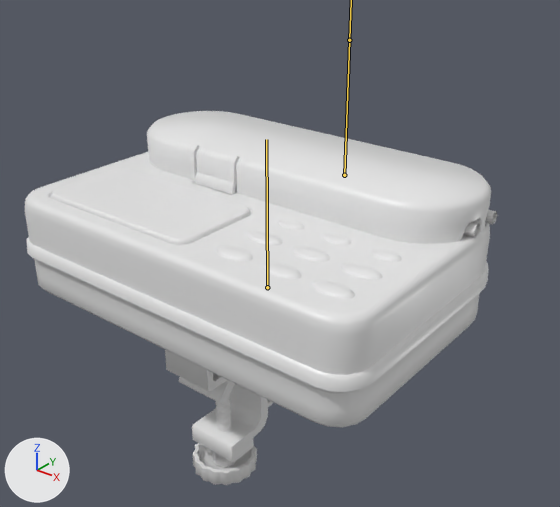
An edit to the FBX model care-up/Assets/_Models/GastricFeedingPump.fbx, drawn before and after from the same camera.
Rendered twice from a 50 mm lens placed at (0.214, -0.258, 0.181), pointed at (0.001, 0.008, 0.016). Every picture has the same lights, and +X, +Y and +Z are marked at lower left. The bones that bend it are drawn over the model as lines.

Objects in the first picture: 'pump'.
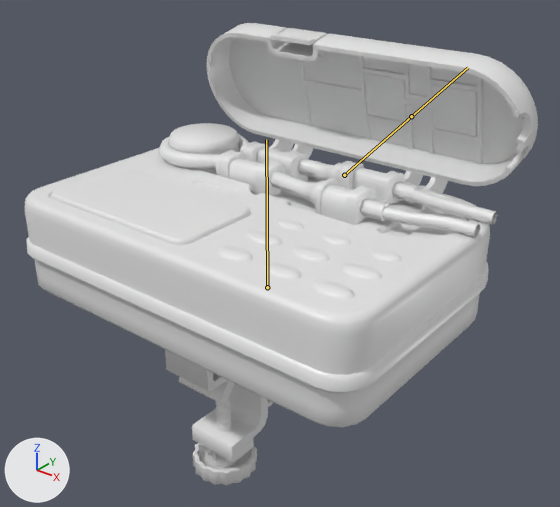
The newer file adds an action. The first version stands in its rest pose; the second is drawn at frame 118 of the action 'pump_a|_SQ17-21_Pump_L_armsRawAnimation4_FeedingWithPumpSQ17-21.blend'.

Where the change shows, as pixel boxes (x1, y1, x2, y2) in the pictures (560 x 507 px):
'pump', posed (9% wider, 23% taller): before (25, 111, 497, 485); after (25, 23, 538, 485)
'pump_cartrige', now drawn: after (158, 134, 497, 237)
bone 'cover', root to tip: before (344, 175) to (349, 40); after (344, 175) to (411, 116)

What the commit changed:
Bone 'cover' (bone_cover) turns from (0, 0, 0) to (-76, 0, 0) degrees about its own x, y and z.
